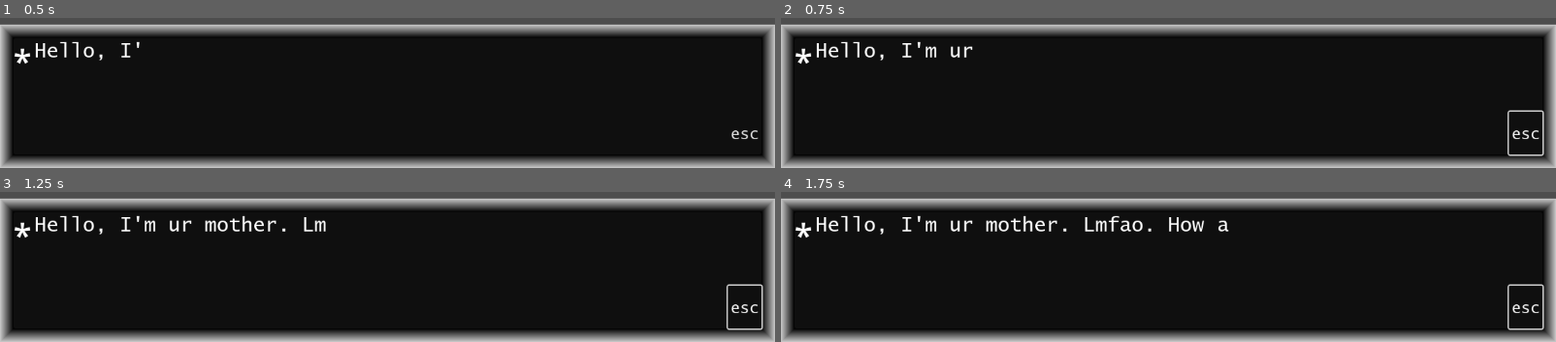
Above: before the commit, frames 1-4 (two rows, left to right).
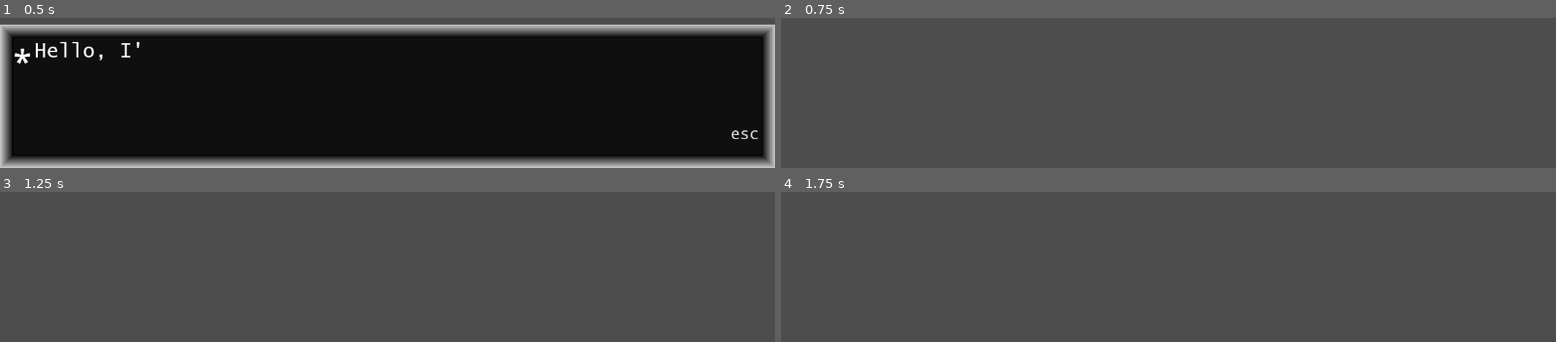
Above: after the commit, the same moments.

Repository: Immersor-git/Running-Out-of-Power
Game: Godot game, scene res://text_boxes/descriptor_box.tscn
Same seed, same stepped clock (60 frames per second), same inputs: the game is played once before the commit and once after it. This scene is started directly instead of the project's main scene.
Inputs (mouse positions are in pixels of both pictures, inside the frame that each line leads up to):
- Up to frame 1 (0.5 s): no input
- Up to frame 2 (0.75 s): click "esc" at 0.5 s
- Up to frame 3 (1.25 s): no input
- Up to frame 4 (1.75 s): move the mouse to (outside the picture) at 1.27 s; press the mouse at (outside the picture) at 1.28 s; hold D (right) from 1.28 s (still down)

Frame 1 is identical in both runs. In frame 2, 91% of the frame differs, in the area x 0-100%, y 4-100%; in frame 3, 91%; in frame 4, 91%.

Commit message:
more edits to dialogue boxes
can click to close dialogue boxes, deleted extraneous variables.

Diff:
--- a/project.godot
+++ b/project.godot
@@ -50,3 +50,8 @@
 "events": [Object(InputEventKey,"resource_local_to_scene":false,"resource_name":"","device":0,"window_id":0,"alt_presse …(181 unchanged characters)…
 ]
 }
+click={
+"deadzone": 0.5,
+"events": [Object(InputEventMouseButton,"resource_local_to_scene":false,"resource_name":"","device":-1,"window_id":0,"alt_pressed":false,"shift_pressed":false,"ctrl_pressed":false,"meta_pressed":false,"button_mask":0,"position":Vector2(0, 0),"global_position":Vector2(0, 0),"factor":1.0,"button_index":1,"canceled":false,"pressed":false,"double_click":false,"script":null)
+]
+}
--- a/text_boxes/dialogue.json
+++ b/text_boxes/dialogue.json
@@ -1,10 +1,8 @@
-
 {
-    "Motherboard":[
-        "Hello, I'm ur mother. Lmfao. How are you doing today?"
-    ],
-
-    "Interactable":[
-        "this is a small interactable thingy"
-    ]
+	"Motherboard": [
+		"Hello, I'm ur mother. Lmfao. How are you doing today?"
+	],
+	"Interactable": [
+		"this is a small interactable thingy"
+	]
 }
--- a/text_boxes/text_box.gd
+++ b/text_boxes/text_box.gd
@@ -10,14 +10,14 @@
 
 
 
-var CHAR_READ_RATE = 0.5
+
 var iterative_text: int = 0
 var textToAdd = "this text is added and its a little bit kinda long lmfao"
 
 
 
 func _physics_process(delta):
-	if Input.is_action_pressed("close_menu"):
+	if Input.is_action_pressed("close_menu") || Input.is_action_pressed("click"):
 		close_textbox()
 	#if Input.is_action_pressed("")
 
@@ -60,9 +60,6 @@
 	show_textbox()
 
 
-
-
-
 #func set_text(new_text: String):
 	#textBoxText = new_text
 	#iterative_text = 0
